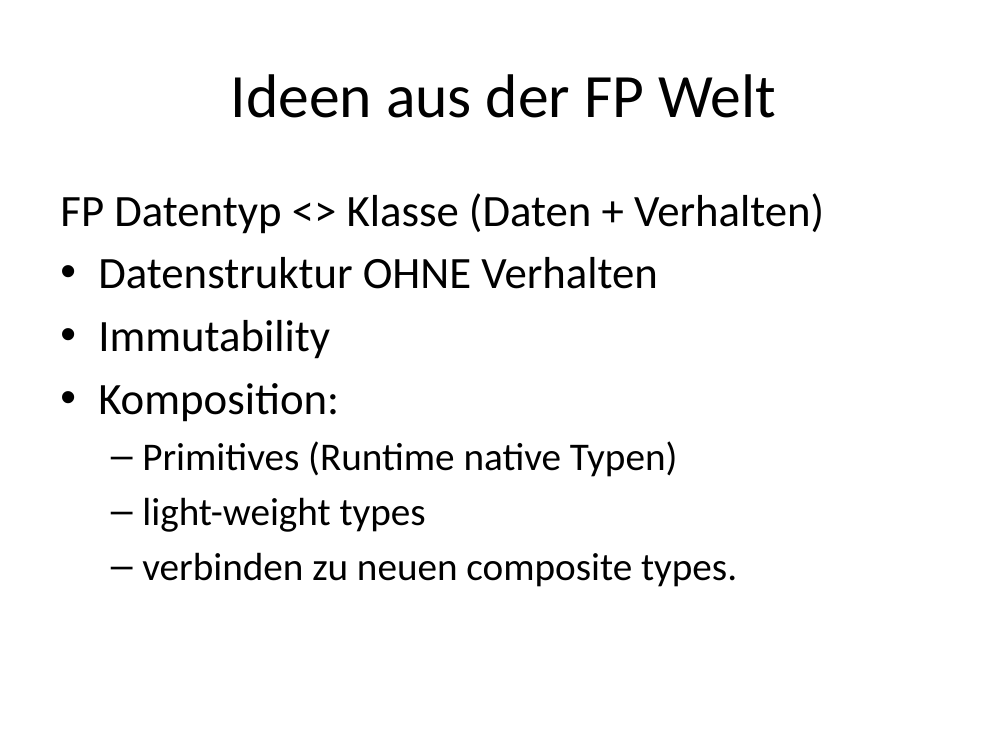
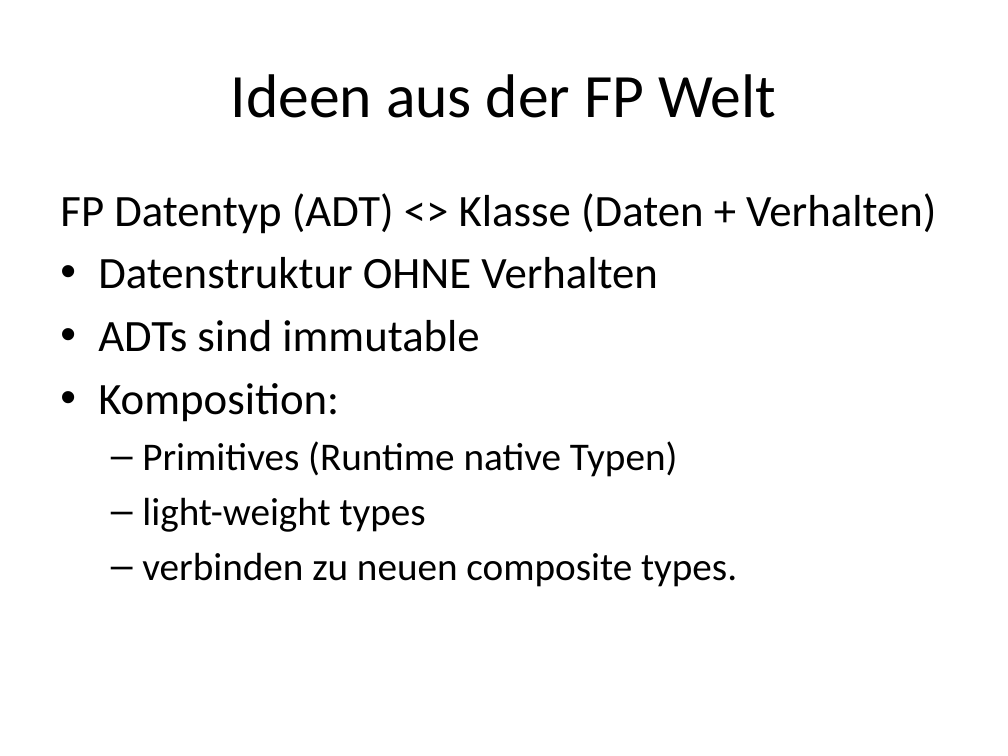
Before and after one commit to ronaldboehm/talks, a slide deck: slide 17 of 20151202/Einführung20151202.pptx. Drawn at 1008x756 pixels with LibreOffice and Linux fonts; fonts in the diff are those of the drawing. Boxes give left, top, right and bottom in pixels: in the first picture for what was removed or moved away, otherwise in the second. Text is boxed around its words. In the diff, an @@ line names an element or a change of style, - is before the commit and + after.

```diff
--- a/20151202/Einführung20151202.pptx
+++ b/20151202/Einführung20151202.pptx
@@ text at [60, 193, 936, 234]: text changed @@
-FP Datentyp <> Klasse (Daten + Verhalten)
+FP Datentyp (ADT) <> Klasse (Daten + Verhalten)
@@ text at [98, 320, 479, 352]: text changed @@
-• Immutability
+• ADTs sind immutable
```
Also in this commit, not shown: 4 other slides changed.
